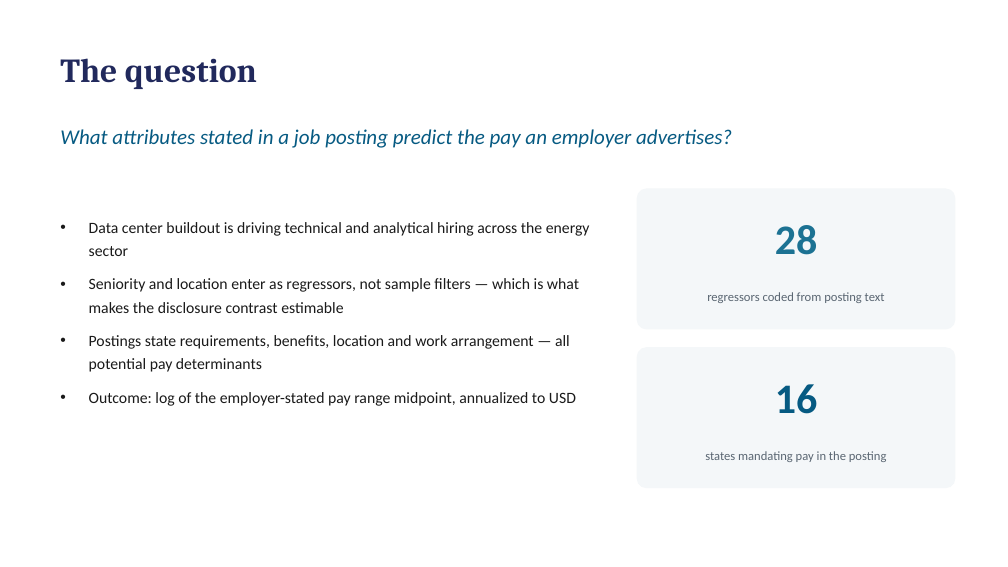
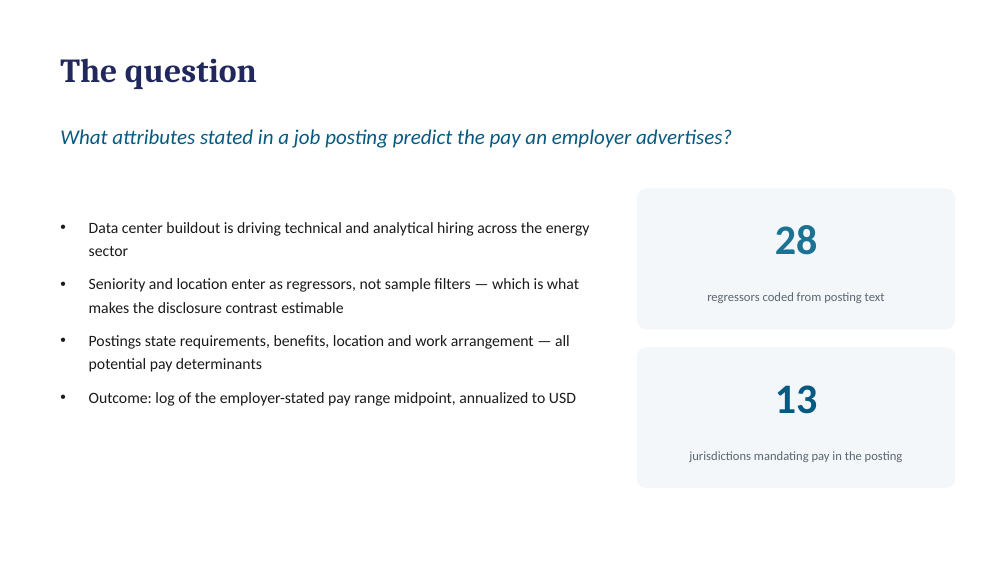
Before and after one commit to hendeal-cyber/Modern-Labor-Market-Data-Submission, a slide deck: slide 2 of paper/presentation.pptx. Drawn at 1008x567 pixels with LibreOffice and Linux fonts; fonts in the diff are those of the drawing. Boxes give left, top, right and bottom in pixels: in the first picture for what was removed or moved away, otherwise in the second. Text is boxed around its words. In the diff, an @@ line names an element or a change of style, - is before the commit and + after.

```diff
--- a/paper/presentation.pptx
+++ b/paper/presentation.pptx
@@ text at <box>775,385,818,414</box>: text changed @@
-16
+13
@@ text at <box>689,451,903,462</box>: text changed @@
-states mandating pay in the posting
+jurisdictions mandating pay in the posting
```
Also in this commit, not shown: 5 other slides changed, 14 other files.
